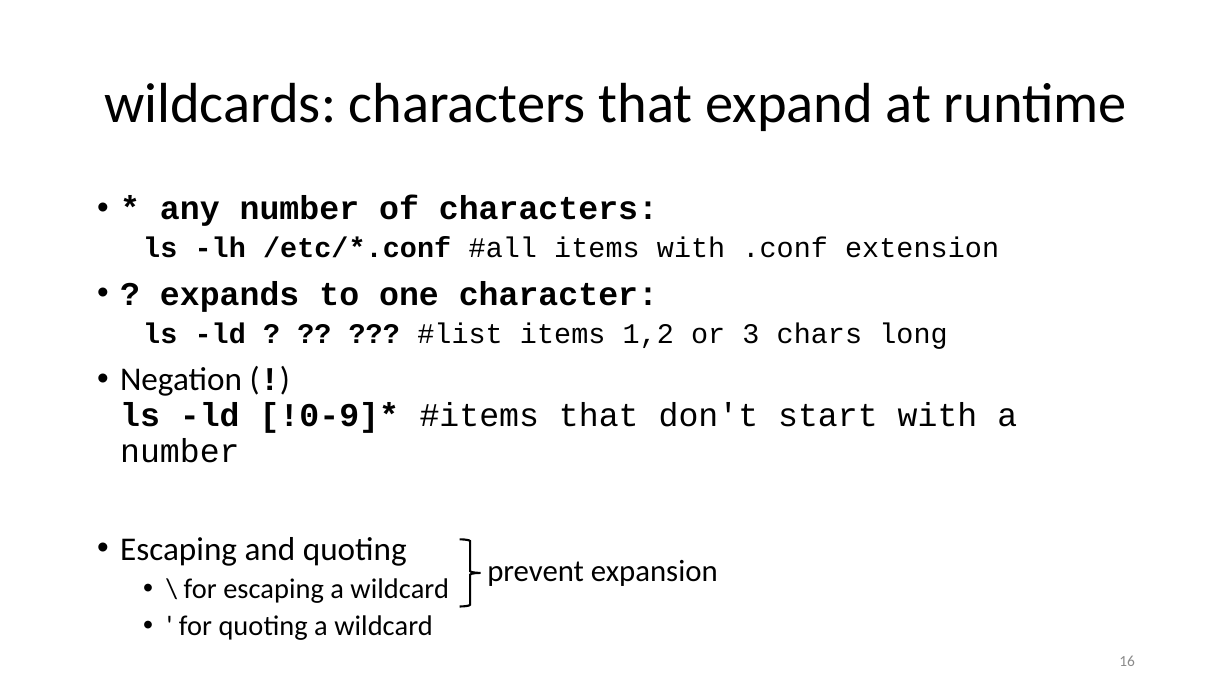
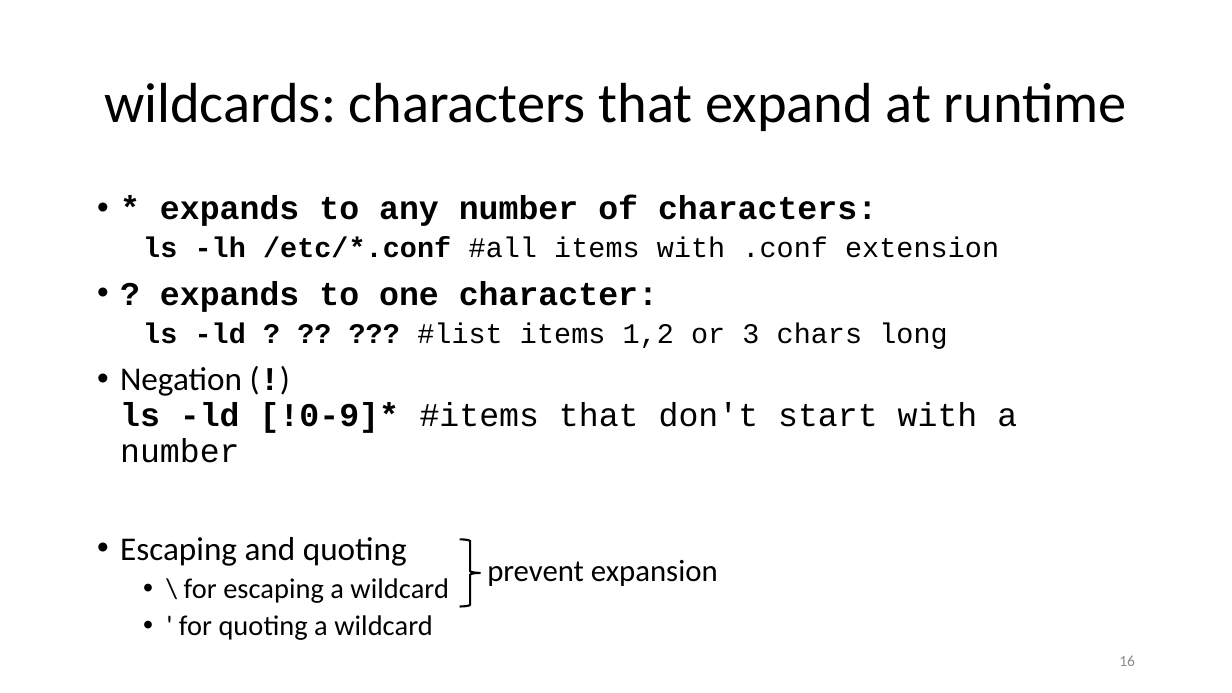
Before and after one commit to ketancmaheshwari/lisa19, a slide deck: slide 16 of lpt_LISA.pptx. Drawn at 1232x693 pixels with LibreOffice and Linux fonts; fonts in the diff are those of the drawing. Boxes give left, top, right and bottom in pixels: in the first picture for what was removed or moved away, otherwise in the second. Text is boxed around its words. In the diff, an @@ line names an element or a change of style, - is before the commit and + after.

```diff
--- a/lpt_LISA.pptx
+++ b/lpt_LISA.pptx
@@ text at (x1=160, y1=195, x2=877, y2=226): text changed @@
-• * any number of characters:
+• * expands to any number of characters:
```
Also in this commit, not shown: 1 other slide changed, 1 other file.
